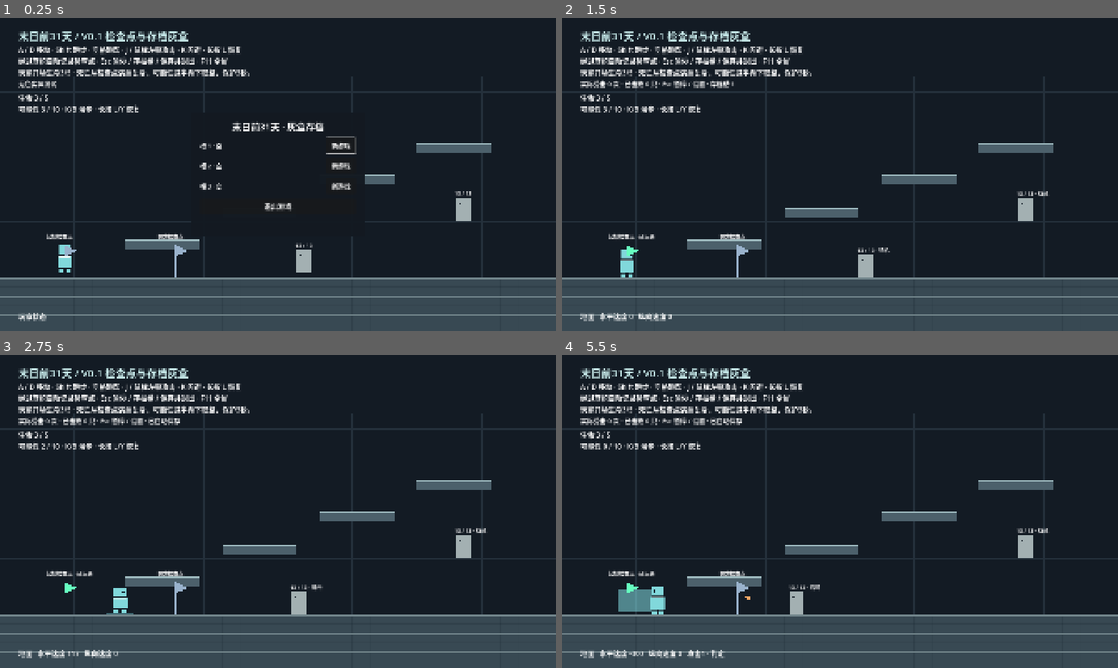
Above: before the commit, frames 1-4 (two rows, left to right).
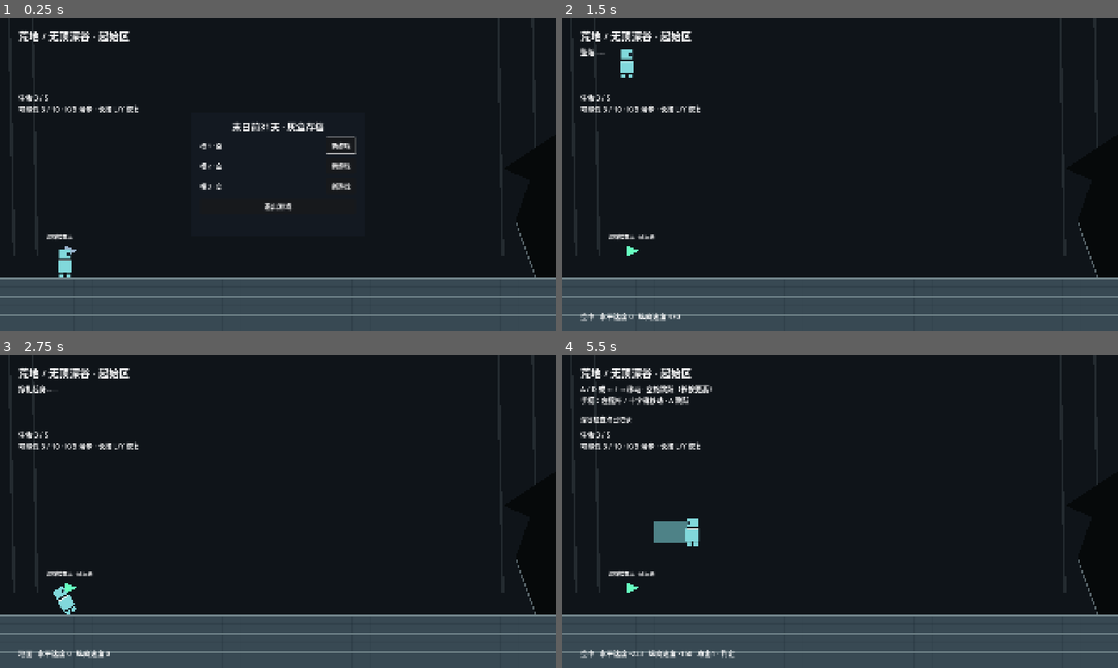
Above: after the commit, the same moments.

Repository: aiother/31DAYS-A
Game: Godot game, scene res://world/start_room_session.tscn
Same seed, same stepped clock (60 frames per second), same inputs: the game is played once before the commit and once after it. Before the commit the project starts from res://debug/checkpoint_lab.tscn.
Inputs:
- Up to frame 1 (0.25 s): no input
- Up to frame 2 (1.5 s): click "新游戏" at 0.5 s; click "确认开始" at 1.25 s
- Up to frame 3 (2.75 s): hold D (move_right) from 2.03 s (still down); tap J (attack) at 2.1 s; tap Space (jump) at 2.27, 2.57 s; tap K (dodge) at 2.3 s
- Up to frame 4 (5.5 s): release D (move_right) at 2.78 s; hold A (move_left) 2.78-3.53 s; tap K (dodge) at 2.85 s; tap Space (jump) at 3.02, 3.32, 4.52, 4.55, 4.82 s; tap L (recover) at 3.05 s; hold L (recover) 3.53-4.28 s; hold D (move_right) 3.53-5.03 s; tap Shift (run) at 3.8, 4.35 s; hold A (move_left) from 5.03 s (still down); hold Space (jump) from 5.03 s (still down); tap J (attack) at 5.3 s

The runs differ from the first frame. In frame 1, 8.9% of the frame differs, in the area x 0-100%, y 4-97%; in frame 2, 10%; in frame 3, 11%; in frame 4, 12%.

Commit message:
feat: deliver starting Room with persistent opening tutorial and checkpoint

Diff:
--- /dev/null
+++ b/game/data/checkpoints/hd_10001_1_n003.tres
@@ -0,0 +1,7 @@
+[gd_resource type="Resource" script_class="CheckpointConfig" load_steps=2 format=3]
+[ext_resource type="Script" path="res://systems/save/checkpoint_config.gd" id="1"]
+[resource]
+script = ExtResource("1")
+checkpoint_id = "HD_10001_1_N003"
+display_name = "深谷检查点"
+spawn_position = Vector2(224, 896)
--- /dev/null
+++ b/game/data/world/hd_10001_1.tres
@@ -0,0 +1,4 @@
+[gd_resource type="Resource" script_class="RoomConfig" load_steps=2 format=3]
+[ext_resource type="Script" path="res://world/rooms/room_config.gd" id="1"]
+[resource]
+script = ExtResource("1")
--- a/game/debug/checkpoint_lab.gd
+++ b/game/debug/checkpoint_lab.gd
@@ -42,10 +42,17 @@
 	$Instructions/EnemyStatus.text += " · %s" % (_notice if _notice_remaining > 0.0 else ("存档槽 %d" % slot if has_session() else "请选择存档槽"))
 
 func _checkpoint(id: String) -> GrayboxCheckpoint:
-	for child: Node in get_children():
-		if child is GrayboxCheckpoint and child.config.checkpoint_id == id:
+	for child: GrayboxCheckpoint in _all_checkpoints():
+		if child.config.checkpoint_id == id:
 			return child as GrayboxCheckpoint
 	return null
+
+func _all_checkpoints() -> Array[GrayboxCheckpoint]:
+	var result: Array[GrayboxCheckpoint] = []
+	for child: Node in get_tree().get_nodes_in_group("checkpoints"):
+		if child is GrayboxCheckpoint and is_ancestor_of(child):
+			result.append(child as GrayboxCheckpoint)
+	return result
 
 func start_slot(selected: int, new_game: bool) -> bool:
 	if _reloading or not store.valid_slot(selected):
@@ -53,6 +60,9 @@
 	var next: Dictionary = store.fresh() if new_game else store.load_slot(selected)
 	if next.is_empty():
 		ui.call("save_failed", store.last_error if not store.last_error.is_empty() else "此槽没有存档")
+		return false
+	if _checkpoint(str(next.get("checkpoint", ""))) == null:
+		ui.call("save_failed", "此存档不属于当前场景，请选择新游戏")
 		return false
 	if new_game and not store.save_slot(selected, next):
 		ui.call("save_failed", store.last_error)
@@ -86,9 +96,8 @@
 	ui.call("resume_game")
 
 func _update_flags() -> void:
-	for child: Node in get_children():
-		if child is GrayboxCheckpoint:
-			child.set_active(child.config.checkpoint_id == str(data["checkpoint"]))
+	for child: GrayboxCheckpoint in _all_checkpoints():
+		child.set_active(child.config.checkpoint_id == str(data["checkpoint"]))
 
 func activate_checkpoint(id: String) -> bool:
 	if not has_session() or _loading or not player.life.is_alive() or _checkpoint(id) == null or data["checkpoint"] == id:
--- a/game/debug/movement_lab.gd
+++ b/game/debug/movement_lab.gd
@@ -1,14 +1,18 @@
 extends Node2D
 ## Development fixture only. No production Room ID or persistent state.
-@onready var ground: TileMapLayer = $Ground
+@export var ground_path: NodePath = NodePath("Ground")
+@onready var ground: TileMapLayer = get_node(ground_path) as TileMapLayer
 @onready var player: PlayerController = $Player
 @onready var status: Label = $Instructions/Status
 
 func _ready() -> void:
+	_build_ground()
+	queue_redraw()
+
+func _build_ground() -> void:
 	for x: int in range(30):
 		for y: int in range(14, 17):
 			ground.set_cell(Vector2i(x, y), 0, Vector2i.ZERO)
-	queue_redraw()
 
 func _process(_delta: float) -> void:
 	var state: String = "落地硬直" if player.landing_lock_remaining > 0.0 else ("地面" if player.is_on_floor() else "空中")
--- a/game/player/player_life.gd
+++ b/game/player/player_life.gd
@@ -12,6 +12,7 @@
 var hurt_remaining: float = 0.0
 var protection_remaining: float = 0.0
 var phase_remaining: float = 0.0
+var scripted_control_locked: bool = false
 
 func _ready() -> void:
 	assert(config != null)
@@ -21,7 +22,7 @@
 	return state == State.ALIVE
 
 func can_control() -> bool:
-	return is_alive() and hurt_remaining <= 0.0
+	return is_alive() and hurt_remaining <= 0.0 and not scripted_control_locked
 
 func take_hit(amount: int, impulse: Vector2 = Vector2.ZERO) -> bool:
 	var actions: PlayerPossibility = get_parent().get_node_or_null("Possibility") as PlayerPossibility
@@ -73,6 +74,7 @@
 	respawned.emit()
 
 func _reset_state() -> void:
+	scripted_control_locked = false
 	state = State.ALIVE
 	hurt_remaining = 0.0
 	protection_remaining = 0.0
--- a/game/project.godot
+++ b/game/project.godot
@@ -3,7 +3,7 @@
 
 [application]
 config/name="末日前31天 · V0.1 玩家灰盒"
-run/main_scene="res://debug/checkpoint_lab.tscn"
+run/main_scene="res://world/start_room_session.tscn"
 config/features=PackedStringArray("4.7", "GL Compatibility")
 config/icon="res://assets/characters/player_placeholder.svg"
 
--- a/game/systems/save/checkpoint.gd
+++ b/game/systems/save/checkpoint.gd
@@ -6,6 +6,7 @@
 
 func _ready() -> void:
 	assert(config != null)
+	add_to_group("checkpoints")
 	collision_layer = 0
 	collision_mask = 2
 	monitorable = false
--- a/game/systems/save/slot_store.gd
+++ b/game/systems/save/slot_store.gd
@@ -3,13 +3,14 @@
 ## JSON only: never deserialize executable resources or scene paths from saves.
 const VERSION: int = 1
 const SLOT_COUNT: int = 3
-const CHECKPOINTS: PackedStringArray = ["graybox_start", "graybox_forward"]
+const CHECKPOINTS: PackedStringArray = ["graybox_start", "graybox_forward", "HD_10001_1_N003"]
+var initial_checkpoint: String = "graybox_start"
 var directory: String = "user://saves"
 var last_error: String = ""
 var used_backup: bool = false
 
 func fresh() -> Dictionary:
-	return {"version": VERSION, "checkpoint": "graybox_start", "health": 3, "balance": 3, "maximum": 10, "events": {}, "play_seconds": 0.0}
+	return {"version": VERSION, "checkpoint": initial_checkpoint, "health": 3, "balance": 3, "maximum": 10, "events": {}, "play_seconds": 0.0}
 
 func path_for(slot: int) -> String:
 	return directory.path_join("slot_%d.json" % slot)
--- /dev/null
+++ b/game/tests/test_start_room.gd
@@ -0,0 +1,140 @@
+extends SceneTree
+var checks: int = 0
+var failures: int = 0
+var session: StartRoomSession
+var directory: String
+var landing_events: int = 0
+
+func _initialize() -> void:
+	run.call_deferred()
+
+func check(ok: bool, message: String) -> void:
+	checks += 1
+	if ok:
+		print("PASS: " + message)
+	else:
+		failures += 1
+		push_error(message)
+
+func ticks(count: int) -> void:
+	for i: int in range(count):
+		await physics_frame
+		await process_frame
+
+func open_room() -> void:
+	session = (load("res://world/start_room_session.tscn") as PackedScene).instantiate() as StartRoomSession
+	session.save_directory = directory
+	root.add_child(session)
+	current_scene = session
+	session.player.landed.connect(func(_speed: float, _hard: bool) -> void: landing_events += 1)
+	await ticks(2)
+
+func close_room() -> void:
+	paused = false
+	session.queue_free()
+	await process_frame
+	await process_frame
+
+func run() -> void:
+	directory = "user://tests/room_%d" % Time.get_ticks_usec()
+	await open_room()
+	check(paused and not session.has_session(), "Room waits for slot selection")
+	check(session.room.config.room_id == "HD_10001_1" and session.room.config.scene_id == "Region_HD_Scene_10001" and session.room.config.region_id == "Region_HD", "Room identity matches T5 hierarchy")
+	check(session.get_node("Enemies").get_child_count() == 0, "starting Room has no enemies")
+	check(session.ground.get_used_cells().size() == 90 and not session.room.has_node("Platforms"), "Room is a single flat floor without added jumping challenge")
+	check(session.room.config.next_room_id == "HD_10002_1", "crack targets frozen next Room")
+	check(session.start_slot(1, true), "new game starts Room session")
+	check(session.intro_active and not session.player.life.can_control() and session.player.position == session.room.config.fall_start, "birth starts high with controls locked")
+	Input.action_press("move_right")
+	Input.action_press("jump")
+	Input.action_press("attack")
+	Input.action_press("dodge")
+	Input.action_press("recover")
+	await ticks(8)
+	check(absf(session.player.position.x - 224) < 0.01 and session.player.position.y > 160 and not session.player.combat.is_attacking() and not session.player.possibility.busy(), "birth ignores movement jump attack dodge healing while gravity moves body")
+	check(session.player.life.health == 3 and session.player.possibility.balance == 3, "opening fall does not add unconfigured damage or resource costs")
+	for action: StringName in InputMap.get_actions():
+		Input.action_release(action)
+	session.ui.call("show_pause")
+	var position_before: Vector2 = session.player.position
+	await ticks(3)
+	check(session.player.position == position_before, "pause freezes opening fall")
+	session.ui.call("resume_game")
+	var waited: int = 0
+	while session.intro_active and waited < 240:
+		await ticks(1)
+		waited += 1
+	check(not session.intro_active and session.player.life.can_control() and session.player.is_on_floor(), "fall and get-up finish with control returned")
+	check(landing_events == 1, "opening landing emits exactly one feedback event")
+	check(session.player.life.health == 3 and session.player.possibility.balance == 3, "get-up preserves frozen 3/3 starting resources")
+	var saved: Dictionary = session.store.load_slot(1)
+	check(saved["checkpoint"] == StartRoomSession.CHECKPOINT, "formal checkpoint uses exact T5 Node ID")
+	check(saved["events"].get(StartRoomSession.BIRTH, false) and saved["events"].get(StartRoomSession.GUIDE, false) and saved["events"].get(StartRoomSession.CHECKPOINT, false), "all three starting Nodes persist")
+	check(session._guide_remaining > 0, "movement guidance appears when control is free")
+	Input.action_press("move_right")
+	await ticks(8)
+	Input.action_release("move_right")
+	check(session.player.position.x > 224 and session.player.life.can_control(), "guidance permits movement")
+	Input.action_press("jump")
+	await ticks(2)
+	Input.action_release("jump")
+	check(session.player.velocity.y < 0, "ordinary jump remains available after opening")
+	await ticks(65)
+	check(session._guide_remaining > 0, "guide duration uses Resource timing")
+	# Completed birth/guide never replay on normal load or death respawn.
+	session.save_current()
+	await close_room()
+	await open_room()
+	check(session.start_slot(1, false), "Room save loads normally")
+	await ticks(3)
+	check(not session.intro_active and session._guide_remaining == 0 and session.player.life.can_control(), "normal load skips completed birth and tutorial")
+	check(session.player.position.distance_to(Vector2(224, 896)) < 2 and session.player.life.protection_remaining == 0, "normal load uses formal checkpoint without protection")
+	session.player.possibility.gain(2)
+	session.player.life.take_hit(3)
+	await ticks(90)
+	check(paused and session.player.life.state == PlayerLife.State.DEATH_MENU, "Room uses existing death timeline")
+	session.ui.call("restart_challenge")
+	await ticks(3)
+	session = current_scene as StartRoomSession
+	check(not session.intro_active and session.player.life.health == 5 and session.player.possibility.balance == 2 and session.player.life.protection_remaining > 2.9, "Room death keeps 50 percent floor rule and respawn protection without replay")
+	check(session.data["events"].get(StartRoomSession.BIRTH, false), "death retains birth flag")
+	# Walk across flat floor to real exit trigger, without jumping/dodging.
+	Input.action_press("move_right")
+	Input.action_press("run")
+	await ticks(200)
+	Input.action_release("move_right")
+	Input.action_release("run")
+	check(paused and session.ui.get("_mode") == "room_boundary", "flat route reaches actual crack trigger")
+	check(session.room.config.room_id == "HD_10001_1" and session.get_node("Enemies").get_child_count() == 0, "exit does not invent or load an undelivered Room")
+	check(session.store.load_slot(1)["checkpoint"] == StartRoomSession.CHECKPOINT, "exit saves current progress")
+	session.ui.call("resume_game")
+	Input.action_press("move_right")
+	await ticks(25)
+	Input.action_release("move_right")
+	check(session.player.position.x < 1920, "right boundary prevents falling out of unloaded world")
+	Input.action_press("move_left")
+	Input.action_press("run")
+	await ticks(40)
+	Input.action_release("move_left")
+	Input.action_press("move_right")
+	await ticks(60)
+	Input.action_release("move_right")
+	Input.action_release("run")
+	check(paused and session.ui.get("_mode") == "room_boundary", "ordinary crack connection remains available on revisit")
+	session.ui.call("resume_game")
+	# Defensive rejection: debug saves are not silently interpreted as formal Room saves.
+	var debug_snapshot: Dictionary = session.store.fresh()
+	debug_snapshot["checkpoint"] = "graybox_forward"
+	session.store.save_slot(2, debug_snapshot)
+	check(not session.start_slot(2, false) and session.slot == 1, "foreign checkpoint cannot replace active Room session")
+	await close_room()
+	var store: SlotStore = SlotStore.new()
+	store.directory = directory
+	for selected: int in range(1, 4):
+		for suffix: String in ["", ".bak", ".tmp"]:
+			var path: String = ProjectSettings.globalize_path(store.path_for(selected) + suffix)
+			if FileAccess.file_exists(path):
+				DirAccess.remove_absolute(path)
+	DirAccess.remove_absolute(ProjectSettings.globalize_path(directory))
+	print("START_ROOM_TESTS checks=%d failures=%d" % [checks, failures])
+	quit(1 if failures else 0)
--- a/game/ui/menus/life_ui.gd
+++ b/game/ui/menus/life_ui.gd
@@ -258,3 +258,12 @@
 		return
 	get_tree().paused = false
 	get_tree().quit()
+
+func show_room_boundary(_target: String) -> void:
+	_clear_menu("裂缝通向瓦砾塔", "room_boundary")
+	var label: Label = Label.new()
+	label.text = "本次灰盒体验到此\n前方区域将在下一阶段开放"
+	label.add_theme_font_size_override("font_size", 22)
+	_menu.add_child(label)
+	_button("返回起始区", resume_game, true)
+	_button("保存并退出", confirm_quit)
--- /dev/null
+++ b/game/world/rooms/hd_10001_1.tscn
@@ -0,0 +1,32 @@
+[gd_scene load_steps=8 format=3]
+[ext_resource type="Script" path="res://world/rooms/world_room.gd" id="1"]
+[ext_resource type="Resource" path="res://data/world/hd_10001_1.tres" id="2"]
+[ext_resource type="TileSet" path="res://data/world/graybox_tileset.tres" id="3"]
+[ext_resource type="PackedScene" path="res://world/scenes/platform.tscn" id="4"]
+[ext_resource type="Script" path="res://systems/save/checkpoint.gd" id="5"]
+[ext_resource type="Resource" path="res://data/checkpoints/hd_10001_1_n003.tres" id="6"]
+[sub_resource type="RectangleShape2D" id="ExitShape"]
+size = Vector2(120, 160)
+[node name="HD_10001_1" type="Node2D"]
+script = ExtResource("1")
+config = ExtResource("2")
+[node name="Ground" type="TileMapLayer" parent="."]
+tile_set = ExtResource("3")
+[node name="LeftBoundary" parent="." instance=ExtResource("4")]
+position = Vector2(-16, 480)
+rotation = 1.5707964
+scale = Vector2(7, 1)
+[node name="RightBoundary" parent="." instance=ExtResource("4")]
+position = Vector2(1936, 480)
+rotation = 1.5707964
+scale = Vector2(7, 1)
+[node name="HD_10001_1_N003" type="Area2D" parent="."]
+script = ExtResource("5")
+config = ExtResource("6")
+[node name="Exit" type="Area2D" parent="."]
+position = Vector2(1824, 816)
+collision_layer = 0
+collision_mask = 2
+monitorable = false
+[node name="CollisionShape2D" type="CollisionShape2D" parent="Exit"]
+shape = SubResource("ExitShape")
--- /dev/null
+++ b/game/world/rooms/room_config.gd
@@ -0,0 +1,14 @@
+class_name RoomConfig
+extends Resource
+@export var region_id: String = "Region_HD"
+@export var scene_id: String = "Region_HD_Scene_10001"
+@export var room_id: String = "HD_10001_1"
+@export var display_name: String = "无顶深谷 · 起始区"
+@export var next_room_id: String = "HD_10002_1"
+@export var bounds: Rect2 = Rect2(0, 0, 1920, 1080)
+@export var floor_row: int = 14
+@export var ground_rows: int = 3
+@export var fall_start: Vector2 = Vector2(224, 160)
+# Graybox presentation tuning, not additional frozen balance rules.
+@export var get_up_duration: float = 1.0
+@export var guide_duration: float = 5.0
--- /dev/null
+++ b/game/world/rooms/world_room.gd
@@ -0,0 +1,37 @@
+class_name WorldRoom
+extends Node2D
+signal checkpoint_requested(id: String)
+signal exit_requested(target: String)
+signal exit_left
+@export var config: RoomConfig
+
+func _ready() -> void:
+	assert(config != null)
+	var ground: TileMapLayer = $Ground
+	var columns: int = ceili(config.bounds.size.x / 64.0)
+	for x: int in range(columns):
+		for y: int in range(config.floor_row, config.floor_row + config.ground_rows):
+			ground.set_cell(Vector2i(x, y), 0, Vector2i.ZERO)
+	$Exit.body_entered.connect(_on_exit_entered)
+	$Exit.body_exited.connect(_on_exit_left)
+	queue_redraw()
+
+func activate_checkpoint(id: String) -> void:
+	checkpoint_requested.emit(id)
+
+func _on_exit_entered(body: Node2D) -> void:
+	if body is PlayerController:
+		exit_requested.emit(config.next_room_id)
+
+func _on_exit_left(body: Node2D) -> void:
+	if body is PlayerController:
+		exit_left.emit()
+
+func _draw() -> void:
+	# Flat traversable floor, tall empty space: no platform or combat challenge.
+	draw_rect(config.bounds, Color(0.06, 0.08, 0.10))
+	for x: int in [32, 112, 1720, 1840]:
+		draw_line(Vector2(x, 0), Vector2(x + 16, 820), Color(0.14, 0.17, 0.19), 8)
+	var mouth: PackedVector2Array = PackedVector2Array([Vector2(1740, 520), Vector2(1830, 560), Vector2(1780, 700), Vector2(1850, 896), Vector2(1920, 896), Vector2(1920, 400)])
+	draw_colored_polygon(mouth, Color(0.025, 0.035, 0.04))
+	draw_line(Vector2(1780, 700), Vector2(1850, 896), Color(0.35, 0.40, 0.42), 4)
--- /dev/null
+++ b/game/world/start_room_session.gd
@@ -0,0 +1,102 @@
+class_name StartRoomSession
+extends CheckpointLab
+const BIRTH: String = "HD_10001_1_N001"
+const GUIDE: String = "HD_10001_1_N002"
+const CHECKPOINT: String = "HD_10001_1_N003"
+var intro_active: bool = false
+var _on_ground: bool = false
+var _get_up_remaining: float = 0.0
+var _fall_speed: float = 0.0
+var _guide_remaining: float = 0.0
+var _exit_shown: bool = false
+@onready var room: WorldRoom = $Room
+
+func _ready() -> void:
+	store.initial_checkpoint = CHECKPOINT
+	room.checkpoint_requested.connect(activate_checkpoint)
+	room.exit_requested.connect(_on_room_exit)
+	room.exit_left.connect(func() -> void: _exit_shown = false)
+	super._ready()
+	var camera: Camera2D = player.get_node("Camera2D") as Camera2D
+	camera.limit_left = int(room.config.bounds.position.x)
+	camera.limit_top = int(room.config.bounds.position.y)
+	camera.limit_right = int(room.config.bounds.end.x)
+	camera.limit_bottom = int(room.config.bounds.end.y)
+
+func _build_ground() -> void:
+	# PackedScene WorldRoom owns its geometry; debug arena generation is skipped.
+	pass
+
+func _draw() -> void:
+	pass
+
+func _restore(snapshot: Dictionary, revive: bool) -> void:
+	# Isolated namespace rejects debug checkpoint IDs before attempting a teleport.
+	if snapshot.get("checkpoint") != CHECKPOINT:
+		ui.call("save_failed", "此存档不属于起始Room，请选择新游戏")
+		return
+	super._restore(snapshot, revive)
+	_exit_shown = false
+	if not bool(data["events"].get(BIRTH, false)) and not revive:
+		intro_active = true
+		_on_ground = false
+		_fall_speed = 0.0
+		_get_up_remaining = room.config.get_up_duration
+		player.position = room.config.fall_start
+		player.life.scripted_control_locked = true
+		player.reset_kinematics()
+		(player.get_node("Camera2D") as Camera2D).reset_smoothing()
+	else:
+		intro_active = false
+		player.life.scripted_control_locked = false
+
+func _physics_process(delta: float) -> void:
+	if not has_session() or not intro_active:
+		return
+	if not player.life.is_alive():
+		intro_active = false
+		return
+	if not player.is_on_floor():
+		_fall_speed = maxf(0.0, player.velocity.y)
+		return
+	if not _on_ground:
+		player.landed.emit(_fall_speed, true)
+	_on_ground = true
+	_get_up_remaining = maxf(0.0, _get_up_remaining - delta)
+	if _get_up_remaining > 0.0:
+		return
+	intro_active = false
+	player.life.scripted_control_locked = false
+	player.reset_kinematics()
+	data["events"][BIRTH] = true
+	data["events"][CHECKPOINT] = true
+	if not bool(data["events"].get(GUIDE, false)):
+		data["events"][GUIDE] = true
+		_guide_remaining = room.config.guide_duration
+	save_current("深谷检查点已记录")
+
+func _process(delta: float) -> void:
+	super._process(delta)
+	_guide_remaining = maxf(0.0, _guide_remaining - delta)
+	$Instructions/EnemyStatus.text = "" if _notice_remaining <= 0.0 else _notice
+	if intro_active:
+		$Instructions/Help.text = "挣扎起身……" if _on_ground else "坠落……"
+	elif _guide_remaining > 0.0:
+		$Instructions/Help.text = "A / D 或 ← / → 移动 · 空格跳跃（长按更高）\n手柄：左摇杆 / 十字键移动 · A 跳跃"
+	else:
+		$Instructions/Help.text = "向右探索裂缝 · Esc 暂停 / 存档槽 / 保存并退出"
+	# Visual-only placeholder get-up; physics/collision stay unchanged.
+	var sprite: Sprite2D = player.get_node("VisualRoot/PlaceholderSprite") as Sprite2D
+	if intro_active and _on_ground:
+		sprite.rotation = -PI * 0.5 * (_get_up_remaining / maxf(0.001, room.config.get_up_duration))
+	elif player.life.is_alive():
+		sprite.rotation = 0.0
+
+func _on_room_exit(target: String) -> void:
+	if not has_session() or intro_active or not player.life.can_control() or _exit_shown:
+		return
+	_exit_shown = true
+	if not save_current("起始区进度已保存"):
+		_exit_shown = false
+		return
+	ui.call("show_room_boundary", target)
--- /dev/null
+++ b/game/world/start_room_session.tscn
@@ -0,0 +1,46 @@
+[gd_scene load_steps=6 format=3]
+[ext_resource type="Script" path="res://world/start_room_session.gd" id="1"]
+[ext_resource type="PackedScene" path="res://world/rooms/hd_10001_1.tscn" id="2"]
+[ext_resource type="PackedScene" path="res://player/player.tscn" id="3"]
+[ext_resource type="Script" path="res://ui/menus/life_ui.gd" id="4"]
+[ext_resource type="Script" path="res://player/player_hurtbox.gd" id="5"]
+[node name="StartRoomSession" type="Node2D"]
+script = ExtResource("1")
+save_directory = "user://room_saves"
+ground_path = NodePath("Room/Ground")
+[node name="Room" parent="." instance=ExtResource("2")]
+[node name="Enemies" type="Node2D" parent="."]
+[node name="Player" parent="." instance=ExtResource("3")]
+position = Vector2(224, 896)
+[node name="Hurtbox" parent="Player/GameplayRoot"]
+script = ExtResource("5")
+monitorable = true
+[node name="CollisionShape2D" parent="Player/GameplayRoot/Hurtbox"]
+disabled = false
+[node name="Camera2D" type="Camera2D" parent="Player"]
+position = Vector2(0, -220)
+position_smoothing_enabled = true
+limit_left = 0
+limit_top = 0
+limit_right = 1920
+limit_bottom = 1080
+[node name="Instructions" type="CanvasLayer" parent="."]
+[node name="Title" type="Label" parent="Instructions"]
+offset_left = 64.0
+offset_top = 34.0
+theme_override_font_sizes/font_size = 36
+text = "荒地 / 无顶深谷 · 起始区"
+[node name="Help" type="Label" parent="Instructions"]
+offset_left = 64.0
+offset_top = 100.0
+theme_override_font_sizes/font_size = 24
+[node name="EnemyStatus" type="Label" parent="Instructions"]
+offset_left = 64.0
+offset_top = 205.0
+theme_override_font_sizes/font_size = 22
+[node name="Status" type="Label" parent="Instructions"]
+offset_left = 64.0
+offset_top = 1012.0
+theme_override_font_sizes/font_size = 24
+[node name="LifeUI" type="CanvasLayer" parent="."]
+script = ExtResource("4")
Not shown, added: game/tests/test_start_room.gd.uid
Not shown, added: game/world/rooms/room_config.gd.uid
Not shown, added: game/world/rooms/world_room.gd.uid
Not shown, added: game/world/start_room_session.gd.uid
Not shown, changed: Words/T5.3_Room设计收束规范.md
Not shown, changed: Words/T5.4_关键Node详细设计策划案.md
Not shown, added: game/docs/start_room_implementation.md
Not shown, changed: game/docs/technical_baseline.md
